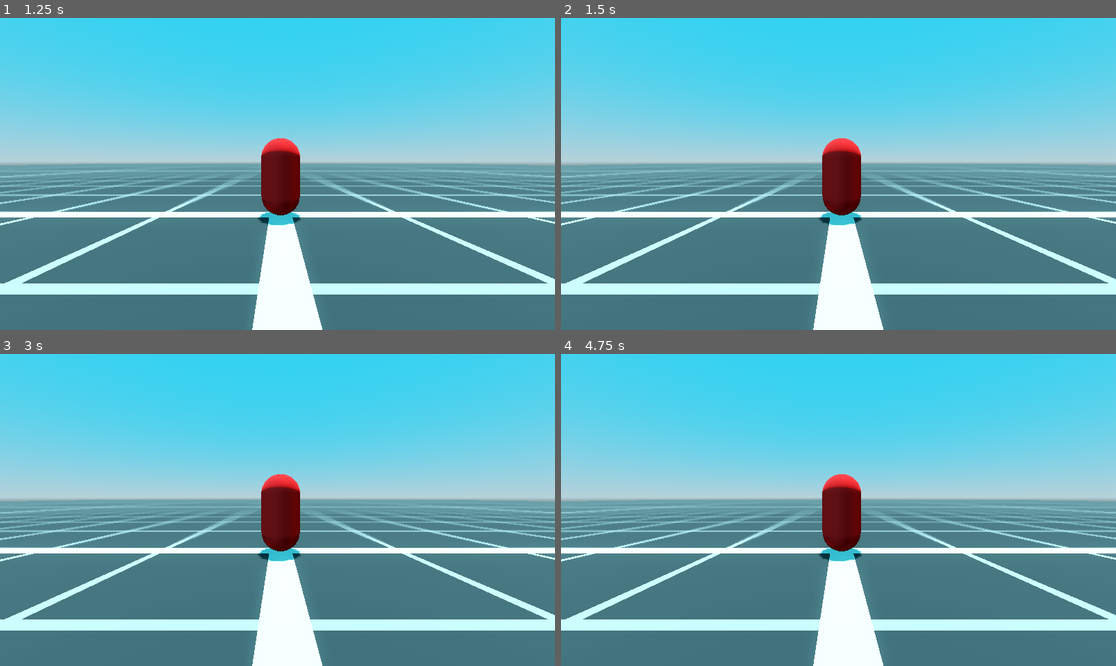
Above: before the commit, frames 1-4 (two rows, left to right).
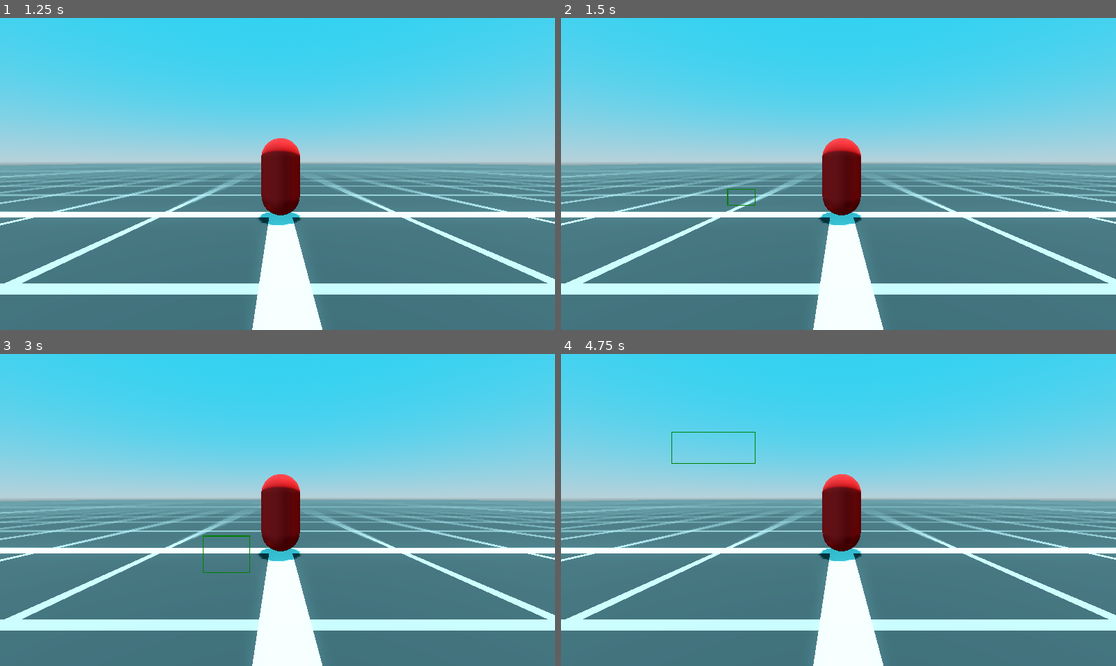
Above: after the commit, the same moments.

Repository: Metriximor/TankGame
Game: Godot game, scene res://main.tscn
Two runs of this game, one before a commit and one after it. Both use one fixed random seed, a clock stepped at 60 frames per second and the inputs below.
Inputs (mouse positions are in pixels of both pictures, inside the frame that each line leads up to):
- Up to frame 1 (1.25 s): tap Enter at 0.5 s; move the mouse to (399, 158) at 0.52 s; click (399, 158) at 0.67 s
- Up to frame 2 (1.5 s): tap Space at 1.25 s; drag from (727, 189) to (810, 236) at 1.27 s
- Up to frame 3 (3 s): move the mouse to (333, 441) at 2.02 s; click (333, 441) at 2.17 s; tap Enter at 2.75 s; drag from (249, 572) to (111, 463) at 2.77 s
- Up to frame 4 (4.75 s): move the mouse to (1005, 556) at 3.52 s; click (1005, 556) at 3.67 s; tap Space at 4.25 s; drag from (672, 463) to (755, 432) at 4.27 s

Frame 1 is identical in both runs. In frame 2, less than 0.1% of the frame differs, in the area x 29-36%, y 54-61%; in frame 3, less than 0.1%; in frame 4, less than 0.1%, in the area x 19-36%, y 24-36%.

Commit message:
Add box selection

Diff:
--- a/controller/camera_controller.gd
+++ b/controller/camera_controller.gd
@@ -2,3 +2,12 @@
 class_name CameraController
 
 @export var current_camera: Camera3D
+
+func project_rect(rect: Rect2, z: float) -> PackedVector3Array:
+	var p = PackedVector3Array() # our projected points
+	p.resize(4)
+	p[0] = current_camera.project_position(rect.position, z)
+	p[1] = current_camera.project_position(rect.position + Vector2(rect.size.x, 0.0), z)
+	p[2] = current_camera.project_position(rect.position + Vector2(rect.size.x, rect.size.y), z)
+	p[3] = current_camera.project_position(rect.position + Vector2(0.0, rect.size.y), z)
+	return p
--- a/controller/mouse_controller.gd
+++ b/controller/mouse_controller.gd
@@ -1,4 +1,21 @@
 extends Node
 class_name MouseController
 
-@export var camera_controller: CameraController
+signal mouse_button_event(event: InputEventMouseButton)
+signal mouse_motion_event(event: InputEventMouseMotion)
+signal left_click_event(event: InputEventMouseButton)
+signal right_click_event(event: InputEventMouseButton)
+
+func _input(event: InputEvent) -> void:
+	if event is InputEventMouseButton:
+		_handle_input_event_mouse_button(event)
+	elif event is InputEventMouseMotion:
+		mouse_motion_event.emit(event)
+
+
+func _handle_input_event_mouse_button(event: InputEventMouseButton) -> void:
+	mouse_button_event.emit(event)
+	if event.button_index == MOUSE_BUTTON_LEFT:
+		left_click_event.emit(event)
+	elif event.button_index == MOUSE_BUTTON_RIGHT:
+		right_click_event.emit(event)
--- /dev/null
+++ b/controller/selection_controller.gd
@@ -0,0 +1,85 @@
+extends Node2D
+class_name SelectionController
+
+const near_far_margin = .1 # frustum near/far planes distance from camera near/far planes
+
+@export var movement_controller: MovementController
+@export var camera_controller: CameraController
+
+@onready var search_area: Node3D = $UnitSelectionArea
+
+var dragging := false
+var drag_start := Vector2.ZERO
+var selected: Array[Dictionary] = []
+
+func _draw() -> void:
+	if dragging:
+		self.draw_rect(
+			Rect2(drag_start, get_global_mouse_position() - drag_start),
+			Color.WEB_GREEN,
+			false,
+			2.0
+		)
+
+
+func _on_mouse_controller_left_click_event(event: InputEventMouseButton) -> void:
+	if event.is_pressed():
+		drag_start = event.position
+		dragging = true
+	elif event.is_released():
+		drag_start = Vector2.ZERO
+		dragging = false
+		_make_selection(event.position)
+
+		self.queue_redraw()
+
+
+func _on_mouse_controller_mouse_motion_event(event: InputEventMouseMotion) -> void:
+	if dragging:
+		self.queue_redraw()
+
+
+func _make_selection(drag_end: Vector2) -> void:
+	var space := search_area.get_world_3d().direct_space_state
+	var query := PhysicsShapeQueryParameters3D.new()
+	query.collision_mask = 2
+	query.shape = make_frustum_collision_mesh(Rect2(drag_start, drag_end))
+	selected = space.intersect_shape(query)
+	print(selected)
+
+func make_frustum_collision_mesh(rect: Rect2) -> ConvexPolygonShape3D:
+	# create a convex polygon collision shape
+	var shape = ConvexPolygonShape3D.new()
+	# project 4 corners of the rect to the camera near plane
+	var pnear = camera_controller.project_rect(
+		rect,
+		camera_controller.current_camera.near + near_far_margin
+	)
+	# project 4 corners of the rect to the camera far plane
+	var pfar = camera_controller.project_rect(
+		rect,
+		camera_controller.current_camera.far - near_far_margin
+	)
+	# create a frustum mesh from 8 projected points (6 faces in total, with 2 triangles per face and 3 vertices per triangle)
+
+	shape.points = PackedVector3Array([
+		# near face
+		pnear[0], pnear[1], pnear[2],
+		pnear[1], pnear[2], pnear[3],
+		# far face
+		pfar[2], pfar[1], pfar[0],
+		pfar[2], pfar[0], pfar[3],
+		#top face
+		pnear[0], pfar[0], pfar[1],
+		pnear[0], pfar[1], pnear[1],
+		#bottom face
+		pfar[2], pfar[3], pnear[3],
+		pfar[2], pnear[3], pnear[2],
+		#left face
+		pnear[0], pnear[3], pfar[3],
+		pnear[0], pfar[3], pfar[0],
+		#right face
+		pnear[1], pfar[1], pfar[2],
+		pnear[1], pfar[2], pnear[2]
+	])
+	return shape
--- a/main.tscn
+++ b/main.tscn
@@ -1,6 +1,7 @@
-[gd_scene load_steps=17 format=3 uid="uid://bt74mpdyisq36"]
+[gd_scene load_steps=18 format=3 uid="uid://bt74mpdyisq36"]
 
 [ext_resource type="Script" path="res://controller/mouse_controller.gd" id="1_o3l48"]
+[ext_resource type="Script" path="res://controller/selection_controller.gd" id="2_qmw85"]
 [ext_resource type="Script" path="res://controller/camera_controller.gd" id="2_t0fkr"]
 [ext_resource type="Script" path="res://controller/movement_controller.gd" id="3_7ebjg"]
 [ext_resource type="Texture2D" uid="uid://biolsr757ww5c" path="res://debug/tex_DebugGrid.svg" id="3_whkkt"]
@@ -49,13 +50,19 @@
 
 [node name="World" type="Node"]
 
-[node name="MouseController" type="Node" parent="." node_paths=PackedStringArray("camera_controller")]
+[node name="MouseController" type="Node" parent="."]
 script = ExtResource("1_o3l48")
-camera_controller = NodePath("../CameraController")
 
 [node name="CameraController" type="Node" parent="." node_paths=PackedStringArray("current_camera")]
 script = ExtResource("2_t0fkr")
 current_camera = NodePath("../MainCamera")
+
+[node name="SelectionController" type="Node2D" parent="." node_paths=PackedStringArray("movement_controller", "camera_controller")]
+script = ExtResource("2_qmw85")
+movement_controller = NodePath("../MovementController")
+camera_controller = NodePath("../CameraController")
+
+[node name="UnitSelectionArea" type="Node3D" parent="SelectionController"]
 
 [node name="MovementController" type="Node" parent="." node_paths=PackedStringArray("delete_me")]
 script = ExtResource("3_7ebjg")
@@ -69,6 +76,7 @@
 shadow_enabled = true
 
 [node name="Tank" type="CharacterBody3D" parent="." node_paths=PackedStringArray("movement_system")]
+collision_layer = 3
 script = ExtResource("4_3kaim")
 movement_system = NodePath("MovementSystem")
 
@@ -106,4 +114,6 @@
 mesh = SubResource("PlaneMesh_c3omh")
 skeleton = NodePath("../../..")
 
+[connection signal="left_click_event" from="MouseController" to="SelectionController" method="_on_mouse_controller_left_click_event"]
+[connection signal="mouse_motion_event" from="MouseController" to="SelectionController" method="_on_mouse_controller_mouse_motion_event"]
 [connection signal="input_event" from="Level/Ground" to="MovementController" method="_on_ground_input_event"]
--- a/project.godot
+++ b/project.godot
@@ -17,4 +17,5 @@
 
 [layer_names]
 
+3d_physics/layer_2="Own Unit Mask"
 3d_physics/layer_5="Ground Mask"
